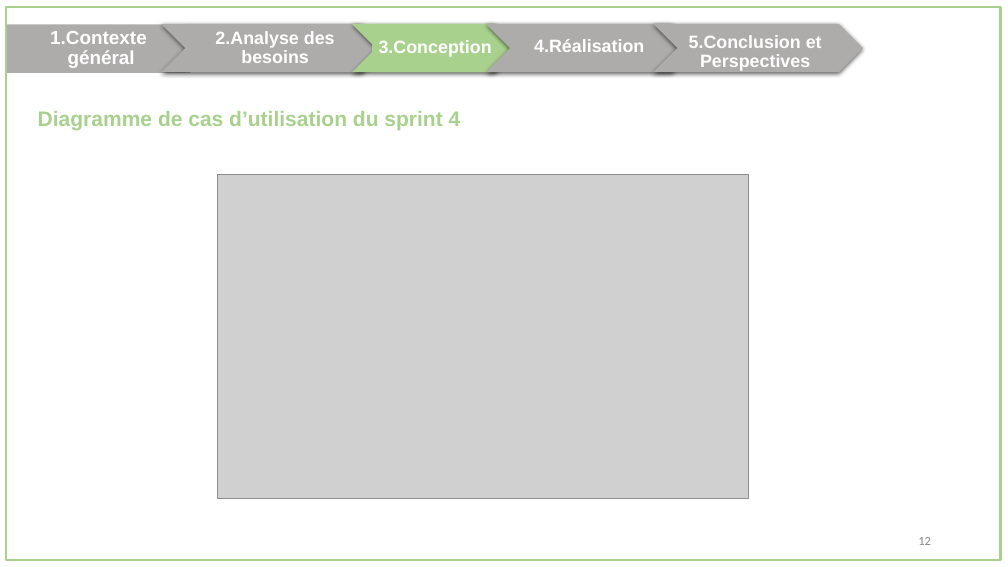
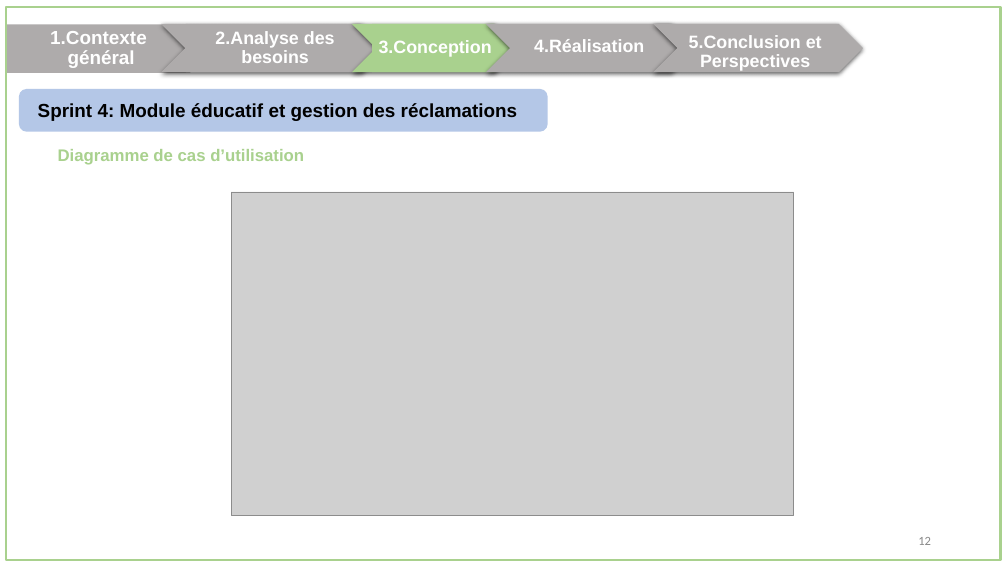
Before and after one commit to oussema1-hub/Rapport-Conception, a slide deck: slide 24 of presentation.pptx (slide 19 before the commit). Drawn at 1008x567 pixels with LibreOffice and Linux fonts; fonts in the diff are those of the drawing; grey boxes stand for pictures. Boxes give left, top, right and bottom in pixels: in the first picture for what was removed or moved away, otherwise in the second. Text is boxed around its words. In the diff, an @@ line names an element or a change of style, - is before the commit and + after.

```diff
--- a/presentation.pptx
+++ b/presentation.pptx
@@ rounded rectangle added at box(20, 90, 547, 131), fill #B4C7E7, outline #B4C7E7 2 pt, 18 pt, text #000000, bold @@
+Sprint 4: Module éducatif et gestion des réclamations
@@ text at box(58, 149, 304, 165): text changed; size 20 to 16 pt @@
-Diagramme de cas d’utilisation du sprint 4
+Diagramme de cas d’utilisation
@@ picture: place and size @@
-picture at box(218, 175, 749, 498)
+picture at box(231, 192, 794, 516)
```
Also in this commit, not shown: 12 other slides changed, 6 slides added, 11 other files.
